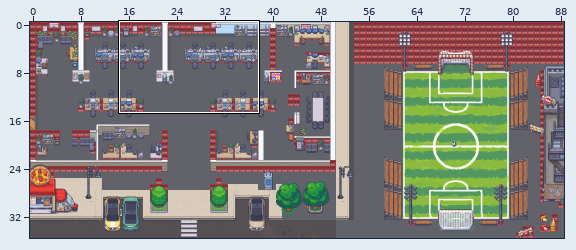
Tiled map (JSON) -- darna03.tmj. The first picture is a wide view before the edit; the outline marks the close-up.
Close-up. As it was:
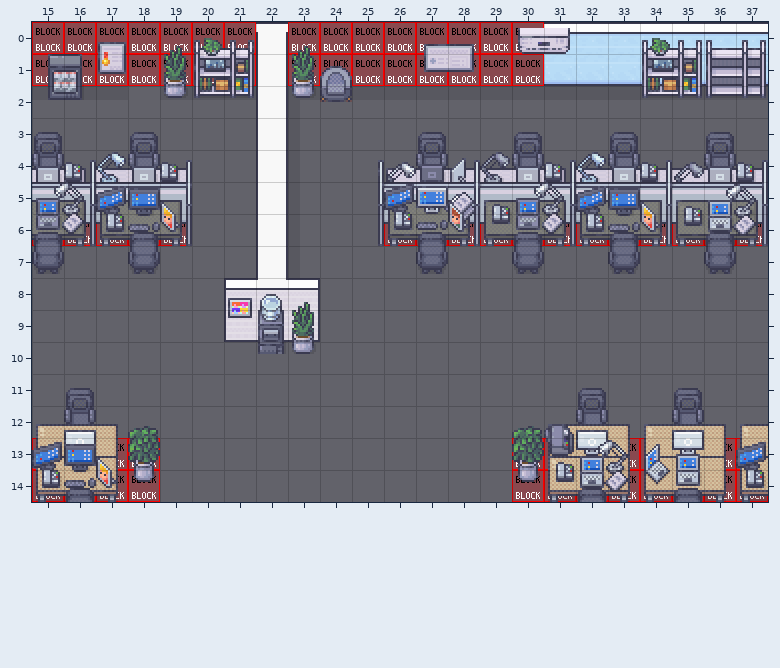
Cells are 32x32 px. Shown: x 15..37, y 0..14. The commit also changed other parts of the map, which this record leaves out. Not drawn, because the pictures are missing: unchanged layers "floor/floor1", "walls/walls1".
Now the later version:
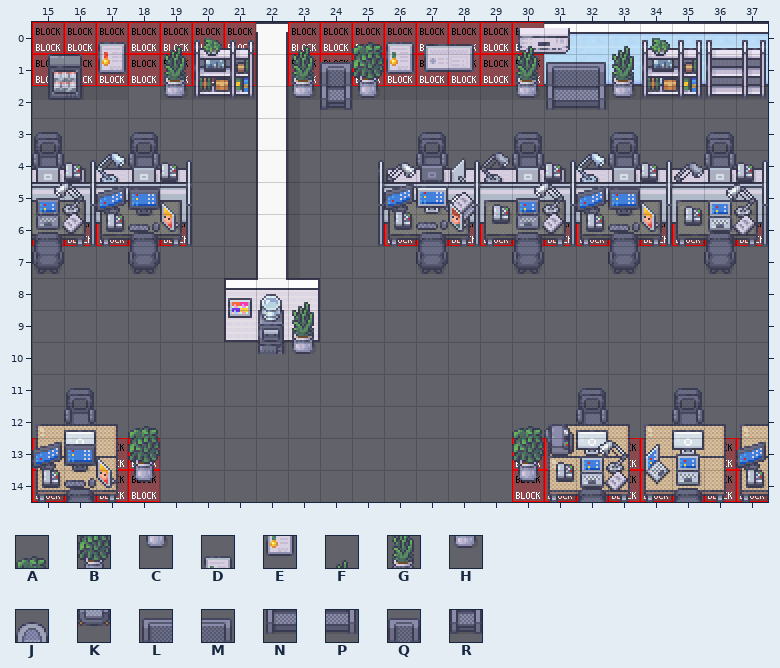
Key: from "Modern_Office_Black_Shadow_32x": A 118, B 134, C 150, D 167, E 183, F 198, G 214, H 230, J 244, K 260, L 272, M 273, N 288, P 289, Q 336, R 352.
_ is an empty cell.
Difference:
Layer "furniture/furniture1":
y 0: x 25..26 __ -> AD; x 33 _ -> F
y 1: x 25..26 __ -> BE; x 33 _ -> G
y 2: x 25 _ -> C; x 33 _ -> H
Layer "furniture/furniture1 #2":
y 1: x 24 J -> Q; x 31..32 __ -> LM
y 2: x 24 K -> R; x 31..32 __ -> NP
Layer "furniture/furniture2":
y 0: x 30 _ -> F
y 1: x 30 _ -> G
y 2: x 30 _ -> H
Boxes around the changes in both close-ups, in picture pixels (x1, y1, x2, y2):
changed: (320, 42, 414, 110)
added: (516, 46, 636, 110)
